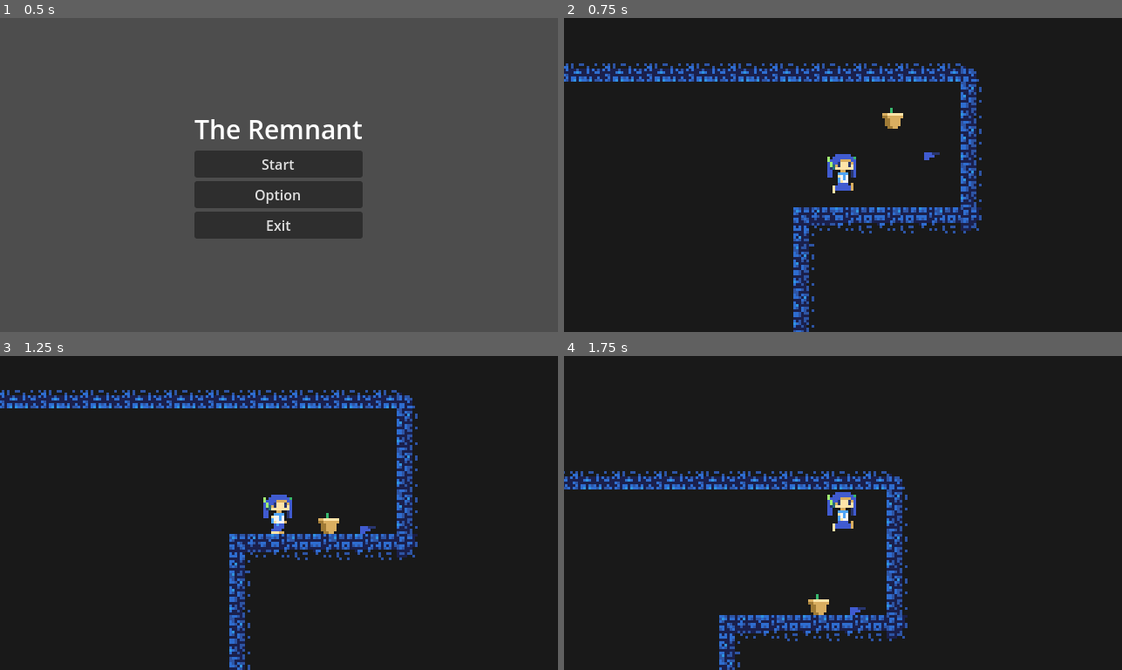
Above: before the commit, frames 1-4 (two rows, left to right).
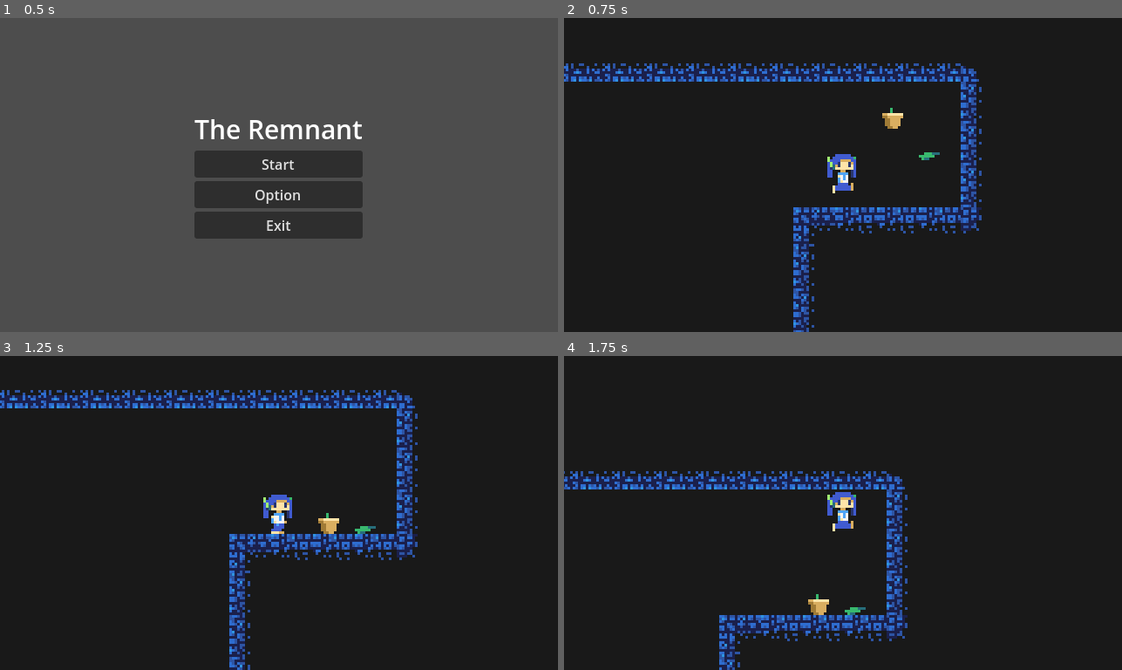
Above: after the commit, the same moments.

Repository: GedeYudaAditya/the-remenent
Game: Godot game, scene res://scenes/main.tscn
Same seed, same stepped clock (60 frames per second), same inputs: the game is played once before the commit and once after it.
Inputs:
- Up to frame 1 (0.5 s): no input
- Up to frame 2 (0.75 s): click "Start" at 0.5 s
- Up to frame 3 (1.25 s): no input
- Up to frame 4 (1.75 s): tap Enter at 1.25 s; hold D (right) from 1.28 s (still down); hold X (attack) from 1.28 s (still down); tap Space (jump) at 1.52 s; tap Q (throw) at 1.55 s

Frame 1 is identical in both runs. In frame 2, less than 0.1% of the frame differs, in the area x 63-68%, y 42-46%; in frame 3, less than 0.1%; in frame 4, less than 0.1%.

Commit message:
add: berbagai macam mekanisme tembak

Diff:
--- a/project.godot
+++ b/project.godot
@@ -92,6 +92,11 @@
 "events": [Object(InputEventKey,"resource_local_to_scene":false,"resource_name":"","device":-1,"window_id":0,"alt_press …(192 unchanged characters)…
 ]
 }
+down={
+"deadzone": 0.2,
+"events": [Object(InputEventKey,"resource_local_to_scene":false,"resource_name":"","device":-1,"window_id":0,"alt_pressed":false,"shift_pressed":false,"ctrl_pressed":false,"meta_pressed":false,"pressed":false,"keycode":0,"physical_keycode":83,"key_label":0,"unicode":115,"location":0,"echo":false,"script":null)
+]
+}
 
 [rendering]
 
--- a/scenes/items/pistol_weapon.tscn
+++ b/scenes/items/pistol_weapon.tscn
@@ -15,6 +15,8 @@
 collision_mask = 2
 script = ExtResource("1_nfltj")
 bullet_scene = ExtResource("2_fc4ev")
+cooldown = 0.1
+hold_offset = Vector2(3, 3)
 
 [node name="Sprite2D" type="Sprite2D" parent="."]
 texture = ExtResource("2_1qtxr")
--- a/scenes/objects/bullet.tscn
+++ b/scenes/objects/bullet.tscn
@@ -1,17 +1,114 @@
-[gd_scene load_steps=4 format=3 uid="uid://bnsygj7jy5yv4"]
+[gd_scene load_steps=15 format=3 uid="uid://bnsygj7jy5yv4"]
 
 [ext_resource type="Script" uid="uid://cah64selm200w" path="res://scripts/objects/bullet.gd" id="1_ds4j2"]
 [ext_resource type="Texture2D" uid="uid://b6a5ych80hdq" path="res://assets/sprites/bullet.png" id="2_r481e"]
 
+[sub_resource type="AtlasTexture" id="AtlasTexture_r481e"]
+atlas = ExtResource("2_r481e")
+region = Rect2(16, 0, 16, 16)
+
+[sub_resource type="AtlasTexture" id="AtlasTexture_qge6c"]
+atlas = ExtResource("2_r481e")
+region = Rect2(32, 0, 16, 16)
+
+[sub_resource type="AtlasTexture" id="AtlasTexture_a6ixa"]
+atlas = ExtResource("2_r481e")
+region = Rect2(0, 16, 16, 16)
+
+[sub_resource type="AtlasTexture" id="AtlasTexture_cxbrx"]
+atlas = ExtResource("2_r481e")
+region = Rect2(16, 16, 16, 16)
+
+[sub_resource type="AtlasTexture" id="AtlasTexture_jn8tq"]
+atlas = ExtResource("2_r481e")
+region = Rect2(16, 0, 16, 16)
+
+[sub_resource type="AtlasTexture" id="AtlasTexture_hwti5"]
+atlas = ExtResource("2_r481e")
+region = Rect2(32, 16, 16, 16)
+
+[sub_resource type="AtlasTexture" id="AtlasTexture_nryna"]
+atlas = ExtResource("2_r481e")
+region = Rect2(16, 16, 16, 16)
+
+[sub_resource type="AtlasTexture" id="AtlasTexture_w0gkw"]
+atlas = ExtResource("2_r481e")
+region = Rect2(32, 16, 16, 16)
+
+[sub_resource type="AtlasTexture" id="AtlasTexture_lkxir"]
+atlas = ExtResource("2_r481e")
+region = Rect2(0, 16, 16, 16)
+
+[sub_resource type="AtlasTexture" id="AtlasTexture_7ocko"]
+atlas = ExtResource("2_r481e")
+region = Rect2(0, 0, 16, 16)
+
+[sub_resource type="SpriteFrames" id="SpriteFrames_cxbrx"]
+animations = [{
+"frames": [{
+"duration": 1.0,
+"texture": SubResource("AtlasTexture_r481e")
+}, {
+"duration": 1.0,
+"texture": SubResource("AtlasTexture_qge6c")
+}, {
+"duration": 1.0,
+"texture": SubResource("AtlasTexture_a6ixa")
+}],
+"loop": false,
+"name": &"disappear",
+"speed": 7.0
+}, {
+"frames": [{
+"duration": 1.0,
+"texture": SubResource("AtlasTexture_cxbrx")
+}, {
+"duration": 1.0,
+"texture": SubResource("AtlasTexture_jn8tq")
+}, {
+"duration": 1.0,
+"texture": SubResource("AtlasTexture_hwti5")
+}],
+"loop": false,
+"name": &"hit_enemy",
+"speed": 7.0
+}, {
+"frames": [{
+"duration": 1.0,
+"texture": SubResource("AtlasTexture_nryna")
+}, {
+"duration": 1.0,
+"texture": SubResource("AtlasTexture_w0gkw")
+}, {
+"duration": 1.0,
+"texture": SubResource("AtlasTexture_lkxir")
+}],
+"loop": false,
+"name": &"hit_ground",
+"speed": 7.0
+}, {
+"frames": [{
+"duration": 1.0,
+"texture": SubResource("AtlasTexture_7ocko")
+}],
+"loop": true,
+"name": &"shoot",
+"speed": 5.0
+}]
+
 [sub_resource type="RectangleShape2D" id="RectangleShape2D_r481e"]
-size = Vector2(2, 2)
+size = Vector2(7, 2)
 
-[node name="Bullet" type="CharacterBody2D"]
+[node name="Bullet" type="Area2D"]
 collision_mask = 2
 script = ExtResource("1_ds4j2")
 
-[node name="Sprite2D" type="Sprite2D" parent="."]
-texture = ExtResource("2_r481e")
+[node name="AnimatedSprite2D" type="AnimatedSprite2D" parent="."]
+sprite_frames = SubResource("SpriteFrames_cxbrx")
+animation = &"hit_enemy"
+frame = 2
+frame_progress = 1.0
 
 [node name="CollisionShape2D" type="CollisionShape2D" parent="."]
+position = Vector2(0.5, 0)
 shape = SubResource("RectangleShape2D_r481e")
--- a/scenes/player/player.tscn
+++ b/scenes/player/player.tscn
@@ -19,13 +19,21 @@
 atlas = ExtResource("2_dovo2")
 region = Rect2(16, 0, 16, 16)
 
-[sub_resource type="AtlasTexture" id="AtlasTexture_fcs02"]
-atlas = ExtResource("2_dovo2")
-region = Rect2(0, 32, 16, 16)
-
 [sub_resource type="AtlasTexture" id="AtlasTexture_h17s1"]
 atlas = ExtResource("2_dovo2")
 region = Rect2(32, 16, 16, 16)
+
+[sub_resource type="AtlasTexture" id="AtlasTexture_myrg7"]
+atlas = ExtResource("2_dovo2")
+region = Rect2(48, 32, 16, 16)
+
+[sub_resource type="AtlasTexture" id="AtlasTexture_je7p5"]
+atlas = ExtResource("2_dovo2")
+region = Rect2(16, 32, 16, 16)
+
+[sub_resource type="AtlasTexture" id="AtlasTexture_fm80t"]
+atlas = ExtResource("2_dovo2")
+region = Rect2(16, 16, 16, 16)
 
 [sub_resource type="AtlasTexture" id="AtlasTexture_0owmy"]
 atlas = ExtResource("2_dovo2")
@@ -43,21 +51,17 @@
 atlas = ExtResource("2_dovo2")
 region = Rect2(0, 0, 16, 16)
 
-[sub_resource type="AtlasTexture" id="AtlasTexture_je7p5"]
-atlas = ExtResource("2_dovo2")
-region = Rect2(0, 32, 16, 16)
-
-[sub_resource type="AtlasTexture" id="AtlasTexture_fm80t"]
+[sub_resource type="AtlasTexture" id="AtlasTexture_gx1jg"]
 atlas = ExtResource("2_dovo2")
 region = Rect2(32, 16, 16, 16)
 
-[sub_resource type="AtlasTexture" id="AtlasTexture_gx1jg"]
-atlas = ExtResource("2_dovo2")
-region = Rect2(16, 32, 16, 16)
-
 [sub_resource type="AtlasTexture" id="AtlasTexture_ugbui"]
 atlas = ExtResource("2_dovo2")
-region = Rect2(32, 16, 16, 16)
+region = Rect2(16, 16, 16, 16)
+
+[sub_resource type="AtlasTexture" id="AtlasTexture_fcs02"]
+atlas = ExtResource("2_dovo2")
+region = Rect2(48, 16, 16, 16)
 
 [sub_resource type="SpriteFrames" id="SpriteFrames_h17s1"]
 animations = [{
@@ -90,7 +94,7 @@
 }, {
 "frames": [{
 "duration": 1.0,
-"texture": SubResource("AtlasTexture_fcs02")
+"texture": SubResource("AtlasTexture_h17s1")
 }],
 "loop": true,
 "name": &"jump_look_up",
@@ -98,7 +102,23 @@
 }, {
 "frames": [{
 "duration": 1.0,
-"texture": SubResource("AtlasTexture_h17s1")
+"texture": SubResource("AtlasTexture_myrg7")
+}],
+"loop": true,
+"name": &"look_back",
+"speed": 5.0
+}, {
+"frames": [{
+"duration": 1.0,
+"texture": SubResource("AtlasTexture_je7p5")
+}],
+"loop": true,
+"name": &"look_down",
+"speed": 5.0
+}, {
+"frames": [{
+"duration": 1.0,
+"texture": SubResource("AtlasTexture_fm80t")
 }],
 "loop": true,
 "name": &"look_up",
@@ -123,13 +143,13 @@
 }, {
 "frames": [{
 "duration": 1.0,
-"texture": SubResource("AtlasTexture_je7p5")
+"texture": SubResource("AtlasTexture_gx1jg")
 }, {
 "duration": 1.0,
-"texture": SubResource("AtlasTexture_fm80t")
+"texture": SubResource("AtlasTexture_ugbui")
 }, {
 "duration": 1.0,
-"texture": SubResource("AtlasTexture_gx1jg")
+"texture": SubResource("AtlasTexture_fcs02")
 }, {
 "duration": 1.0,
 "texture": SubResource("AtlasTexture_ugbui")
@@ -149,8 +169,9 @@
 [node name="Sprite2D" type="AnimatedSprite2D" parent="."]
 position = Vector2(0, 2.3841858e-07)
 sprite_frames = SubResource("SpriteFrames_h17s1")
-animation = &"jump_look_up"
+animation = &"look_down"
 autoplay = "idle"
+frame_progress = 0.69872963
 
 [node name="CollisionShape2D" type="CollisionShape2D" parent="."]
 position = Vector2(0, 1.5)
--- a/scripts/items/pistol_weapon.gd
+++ b/scripts/items/pistol_weapon.gd
@@ -2,17 +2,33 @@
 class_name PistolWeapon
 
 @export var bullet_scene: PackedScene
-@export var shoot_speed := 600.0
+@export var shoot_speed := 300.0
 
 func _physics_process(delta):
 	if is_held:
 		if holder:
-			global_position = holder.global_position + hold_offset
+			# Update posisi senjata relatif terhadap player
+			var flipped_offset = hold_offset
+			flipped_offset.x *= -1 if holder.sprite_2d.flip_h else 1
+			global_position = holder.global_position + flipped_offset
+
+			# === Rotasi senjata berdasarkan arah bidikan ===
+			var aim_dir = holder.aim_direction.normalized()
+			rotation = aim_dir.angle()
+
+			# === Perbaiki orientasi sprite ===
+			# Jangan pakai flip_h di sini, karena rotasi sudah cukup
+			# Namun, jika sprite terlihat terbalik (misal menghadap kiri), kita bisa cek rotasinya
+			if abs(aim_dir.x) > 0.1:
+				$Sprite2D.flip_v = aim_dir.x < 0  # Gunakan flip_v untuk mirror secara vertikal
+			else:
+				$Sprite2D.flip_v = false
 		return
 
-	# Gravitasi hanya bekerja kalau tidak dipegang
+	# Gravitasi hanya aktif kalau senjata tidak dipegang
 	velocity.y = min(velocity.y + gravity_force * delta, max_fall_speed)
 	move_and_slide()
+
 
 func attack():
 	if not holder:
@@ -22,8 +38,8 @@
 	get_tree().current_scene.add_child(bullet)
 	bullet.global_position = global_position
 
-	# arah tembakan mengikuti arah player
-	var dir = Vector2.RIGHT if not holder.sprite_2d.flip_h else Vector2.LEFT
-	bullet.shoot(dir)
+	# arah tembakan mengikuti aim_direction dari holder
+	var dir = holder.aim_direction.normalized()
+	bullet.shoot(dir, shoot_speed)
 
-	print("%s menembak peluru!" % item_name)
+	print("%s menembak peluru ke arah %s!" % [item_name, str(dir)])
--- a/scripts/objects/bullet.gd
+++ b/scripts/objects/bullet.gd
@@ -1,30 +1,78 @@
-extends CharacterBody2D
+extends Area2D
 class_name Bullet
 
-@export var speed := 600.0
-var direction := Vector2.ZERO
+@onready var anim: AnimatedSprite2D = $AnimatedSprite2D
+@onready var collision: CollisionShape2D = $CollisionShape2D
+
+@export var recoil_angle := 2.0      # derajat maksimum penyimpangan (recoil)
+@export var max_range := 80.0       # jarak maksimum peluru
+@export var damage := 10
+
+var velocity := Vector2.ZERO
+var has_hit := false
+var start_position := Vector2.ZERO
 
 func _ready():
-	# Ketika peluru menabrak sesuatu
 	connect("body_entered", Callable(self, "_on_body_entered"))
 
-func shoot(dir: Vector2):
-	direction = dir.normalized()
+func shoot(direction: Vector2, shoot_speed: int):
+	var recoil_radians = deg_to_rad(randf_range(-recoil_angle, recoil_angle))
+	var final_dir = direction.rotated(recoil_radians).normalized()
+
+	velocity = final_dir * shoot_speed
+	rotation = final_dir.angle()
+	start_position = global_position
+
+	if anim.sprite_frames.has_animation("shoot"):
+		anim.play("shoot")
 
 func _physics_process(delta):
-	var collision = move_and_collide(direction * speed * delta)
+	if has_hit:
+		return
+
+	global_position += velocity * delta
+	rotation = velocity.angle()
+
+	# 🔸 Cek jarak tempuh
+	if global_position.distance_to(start_position) > max_range:
+		_on_max_range_reached()
+
+func _on_body_entered(body):
+	if has_hit:
+		return
+	has_hit = true
+
 	if collision:
-		var body = collision.get_collider()
-		if body.is_in_group("enemy") and body.has_method("take_damage"):
-			body.take_damage(10)
+		collision.disabled = true
+	velocity = Vector2.ZERO
+
+	if body.is_in_group("enemy"):
+		_play_hit_animation("hit_enemy")
+		if body.has_method("take_damage"):
+			body.take_damage(damage)
+	elif body.is_in_group("ground"):
+		_play_hit_animation("hit_ground")
+
+func _on_max_range_reached():
+	if has_hit:
+		return
+	has_hit = true
+
+	if collision:
+		collision.disabled = true
+	velocity = Vector2.ZERO
+
+	# 🔸 Mainkan animasi berbeda kalau peluru menghilang di udara
+	_play_hit_animation("disappear")
+
+func _play_hit_animation(anim_name: String):
+	if anim.sprite_frames.has_animation(anim_name):
+		anim.play(anim_name)
+	else:
 		queue_free()
 
+	if not anim.is_connected("animation_finished", Callable(self, "_on_anim_finished")):
+		anim.connect("animation_finished", Callable(self, "_on_anim_finished"))
 
-func _on_body_entered(body):
-	# Jika mengenai lantai atau enemy
-	if body.is_in_group("ground") or body.is_in_group("enemy"):
-		queue_free()  # hapus peluru
-
-		# Jika musuh, bisa tambahkan damage nanti
-		if body.is_in_group("enemy") and body.has_method("take_damage"):
-			body.take_damage(10)
+func _on_anim_finished():
+	queue_free()
--- a/scripts/player/player.gd
+++ b/scripts/player/player.gd
@@ -12,7 +12,7 @@
 @export var friction := 380.0
 
 # === THROW CONFIG ===
-@export var throw_angle := 60.0  # derajat ke atas
+@export var throw_angle := 60.0
 @export var max_throw_force := 350.0
 @export var min_throw_force := 150.0
 
@@ -21,10 +21,15 @@
 var was_on_floor := true
 var jump_time := 0.0
 var hold_time := 0.0
+var is_looking_back := false
+var look_back_timer := 0.0
+var aim_direction := Vector2.RIGHT  # default arah tembak
+
 
 func _physics_process(delta):
 	var direction := Input.get_axis("left", "right")
 	var looking_up := Input.is_action_pressed("up")
+	var looking_down := Input.is_action_pressed("down")
 
 	# === GERAK HORIZONTAL ===
 	if direction != 0:
@@ -50,10 +55,13 @@
 	# === ANIMASI ===
 	if not is_on_floor():
 		# Saat di udara
-		if looking_up:
+		if looking_down:
+			sprite_2d.play("look_down") # nanti bisa untuk shoot down
+		elif looking_up:
 			sprite_2d.play("jump_look_up")
 		else:
 			sprite_2d.play("jump")
+
 	else:
 		# Saat di tanah
 		if looking_up:
@@ -61,7 +69,30 @@
 				sprite_2d.play("run_look_up")
 			else:
 				sprite_2d.play("look_up")
-		else:
+
+		# --- LOOK BACK: hanya aktif saat tombol down baru ditekan ---
+		elif Input.is_action_just_pressed("down"):
+			is_looking_back = true
+			look_back_timer = 0.7
+			sprite_2d.play("look_back")
+
+		elif is_looking_back:
+			# Batalkan look_back jika tombol dilepas / bergerak / loncat
+			if Input.is_action_just_released("down") \
+			or abs(direction) > 0 \
+			or looking_up \
+			or Input.is_action_pressed("jump") \
+			or Input.is_action_pressed("attack"):
+				is_looking_back = false
+				sprite_2d.play("idle")
+			else:
+				look_back_timer -= delta
+				if look_back_timer <= 0.0:
+					is_looking_back = false
+					sprite_2d.play("idle")
+
+		# --- Normal movement animation ---
+		elif not is_looking_back:
 			if abs(direction) > 0:
 				sprite_2d.play("run")
 			else:
@@ -81,12 +112,30 @@
 		elif Input.is_action_just_released("throw"):
 			throw_item(looking_up)
 
-	# === UPDATE ARAH SPRITE ===
+	# === ARAH SPRITE ===
 	if direction != 0:
 		sprite_2d.flip_h = direction < 0
 
-	if Input.is_action_just_pressed("attack") and held_item and held_item is WeaponBase:
-		held_item.use()
+	# Arah aim tergantung kondisi player
+	if not is_on_floor() and Input.is_action_pressed("down"):
+		aim_direction = Vector2.DOWN
+	elif Input.is_action_pressed("up"):
+		aim_direction = Vector2.UP
+	elif sprite_2d.flip_h:
+		aim_direction = Vector2.LEFT
+	else:
+		aim_direction = Vector2.RIGHT
+
+	# === WEAPON USAGE ===
+	if held_item and held_item is WeaponBase:
+		var weapon = held_item as WeaponBase
+		if weapon.automatic:
+			if Input.is_action_pressed("attack"):
+				weapon.use()
+		else:
+			if Input.is_action_just_pressed("attack"):
+				weapon.use()
+
 
 
 # =======================================
Binary file changed: assets/sprites/bullet.png
Binary file changed: assets/sprites/gun.png
Binary file changed: assets/sprites/player.png
Not shown: 1 places in scenes/player/player.tscn that only renumber resources
